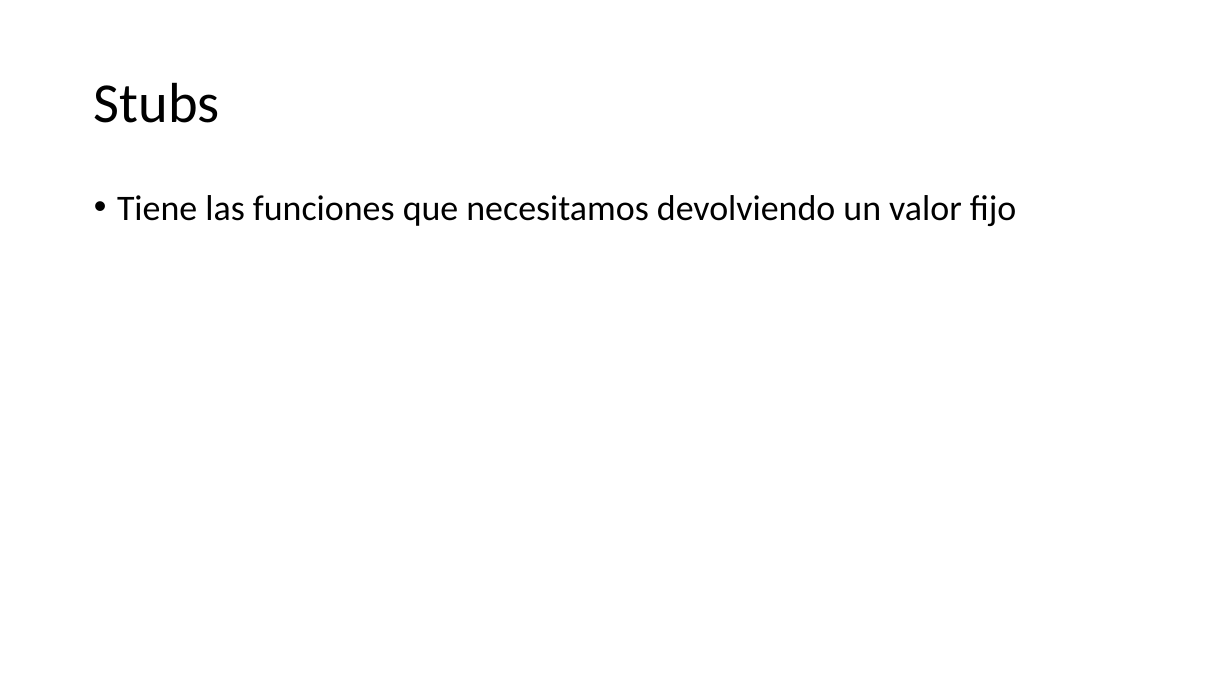
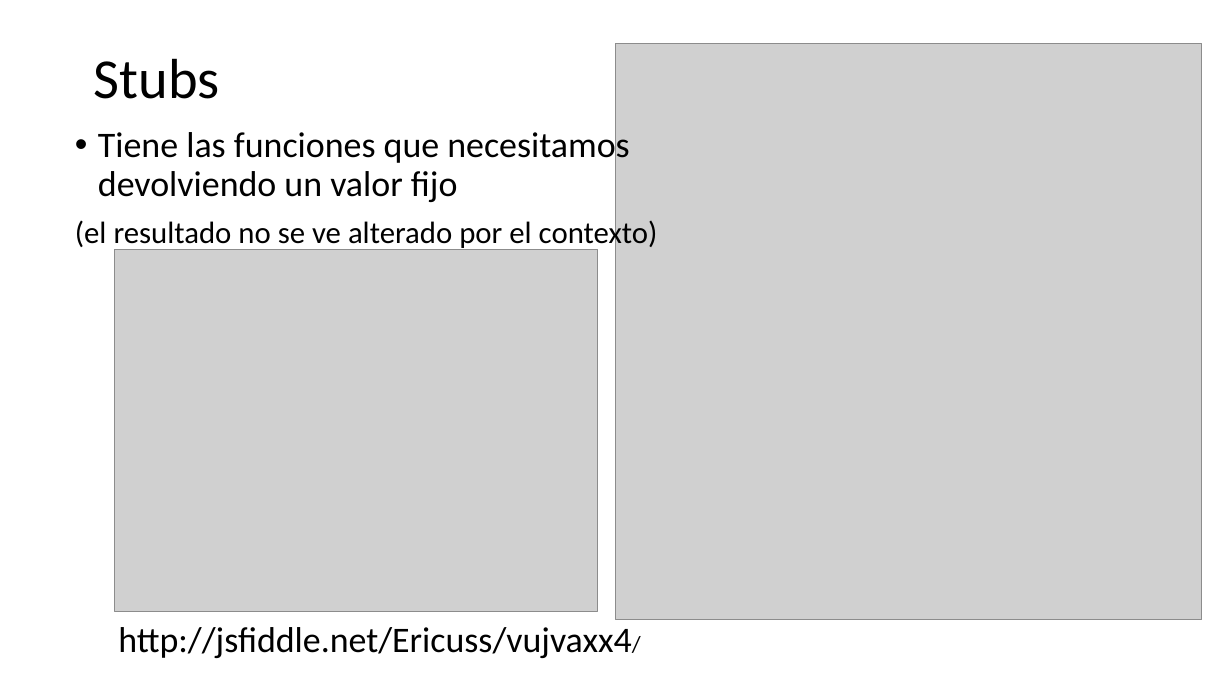
Before and after one commit to ericuss/TDD-Miercolex-Tokiota, a slide deck: slide 6 of Documentacion/jasmine.pptx. Drawn at 1232x693 pixels with LibreOffice and Linux fonts; fonts in the diff are those of the drawing; grey boxes stand for pictures. Boxes give left, top, right and bottom in pixels: in the first picture for what was removed or moved away, otherwise in the second. Text is boxed around its words. In the diff, an @@ line names an element or a change of style, - is before the commit and + after.

Commit message:
ppt v2

```diff
--- a/Documentacion/jasmine.pptx
+++ b/Documentacion/jasmine.pptx
@@ title "Stubs": place and size @@
-title "Stubs" at (94,82,220,123)
+title "Stubs" at (94,58,220,99)
@@ picture added at (616,43,1202,620) @@
@@ text "Tiene las funciones que necesitamos ...": place and size @@
-text "Tiene las funciones que necesitamos ..." at (117,195,1017,226)
+text "Tiene las funciones que necesitamos ..." at (75,127,658,251)
@@ text at (75,217,658,251): paragraph added @@
+(el resultado no se ve alterado por el contexto)
@@ picture added at (115,250,597,612) @@
@@ text added at (118,627,632,658), 28 pt, text #000000 @@
+http://jsfiddle.net/Ericuss/vujvaxx4/
```
Also in this commit, not shown: 1 other slide changed, 1 slide added.
